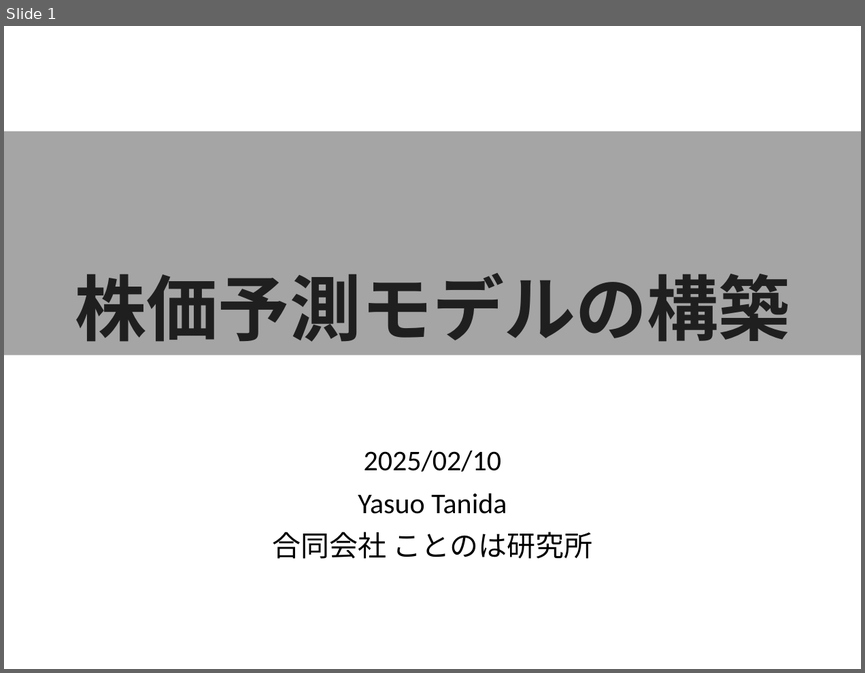
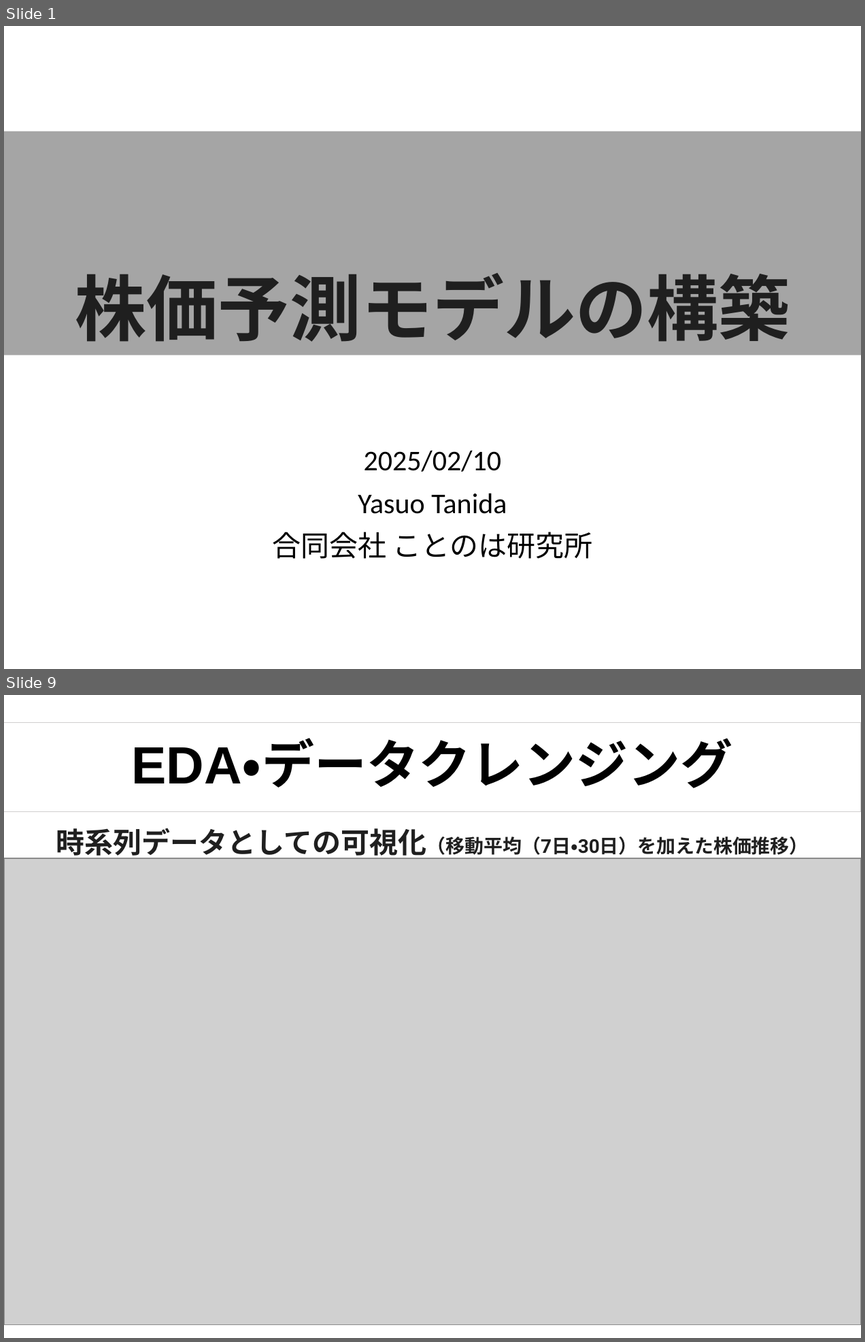
Before and after one commit to tanidayasuo/study-stock-price, a slide deck: 株価予測モデルの構築.pptx. Shown one above the other, each under a label of ours: slide 1 before the commit, slides 1 and 9 after it; the slides between them are not shown. The pictures are 865x673 and 865x1342 pixels, drawn with LibreOffice and Linux fonts; fonts in the diff are those of the drawing; grey boxes stand for pictures. Boxes give left, top, right and bottom in pixels: in the first picture for what was removed or moved away, otherwise in the second. Text is boxed around its words. In the diff, an @@ line names an element or a change of style, - is before the commit and + after.

```diff
--- a/株価予測モデルの構築.pptx
+++ b/株価予測モデルの構築.pptx
@@ slide 9 added at (4,695,861,1338), background #FFFFFF @@
@@ rectangle added at (4,722,861,811), outline #D0CECE 0.75 pt, 44 pt, text #000000, bold @@
+EDA・データクレンジング
@@ text added at (56,828,808,860), 16 pt, text #1F1F1F, bold @@
+時系列データとしての可視化（移動平均（7日・30日）を加えた株価推移）
@@ picture added at (4,858,861,1324) @@
```
Also in this commit, not shown: 30 other slides added.
